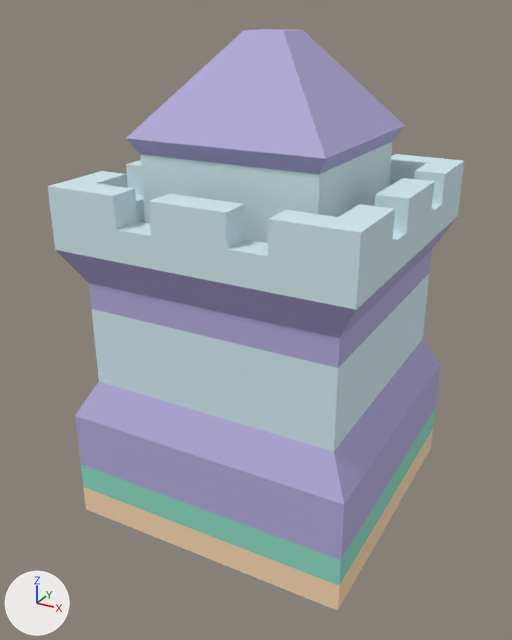
One commit to the OBJ model Project/Asset/Mesh/tile/tower/tile_tower_squareA.obj: the scene before it, then after it.
Rendered twice from a camera (50 mm lens) standing at (1.07, -2.05, 1.69) and looking at (-0.02, -0.07, 0.7). Lighting does not change. The marker at lower left points along +X, +Y and +Z. Where no turn or scale is listed for an object, it has been applied to the vertices.

Names of what the first picture shows: 'tile', 'towerSquare_sampleA'.
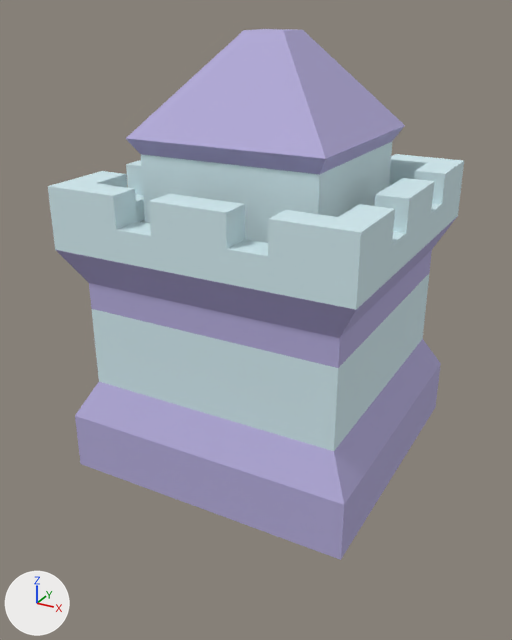
Boxes [x1, y1, x2, y2] around the edits, measured in the pictures (512 x 640 px):
'tile', deleted
    before: [81, 409, 435, 611]
    faces in mat_tile_tower_squarea_tile_foliage (green #8ddbc4): [81, 409, 435, 586]
    faces in mat_tile_tower_squarea_tile_dirt (beige #fcdcb3): [83, 429, 433, 611]

Edits to the bpy script that builds the scene:
```text
Remove ob_tile:
    ob_tile = bpy.data.objects.new('tile', me_tile)
    ob_tile.location = (0.0, 0.0, 0.0)
```
